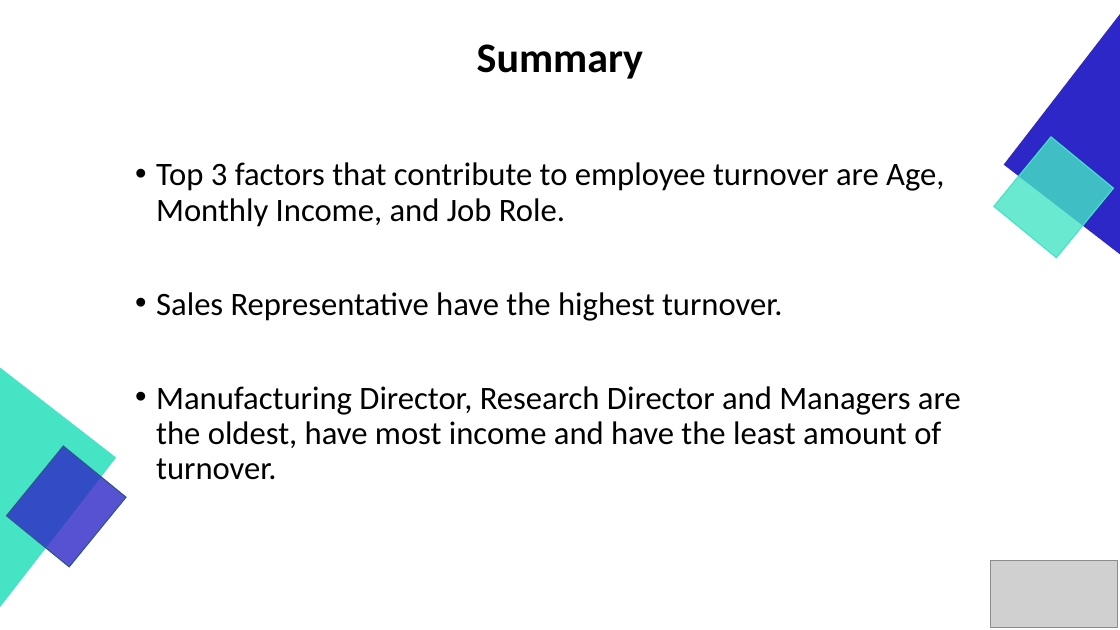
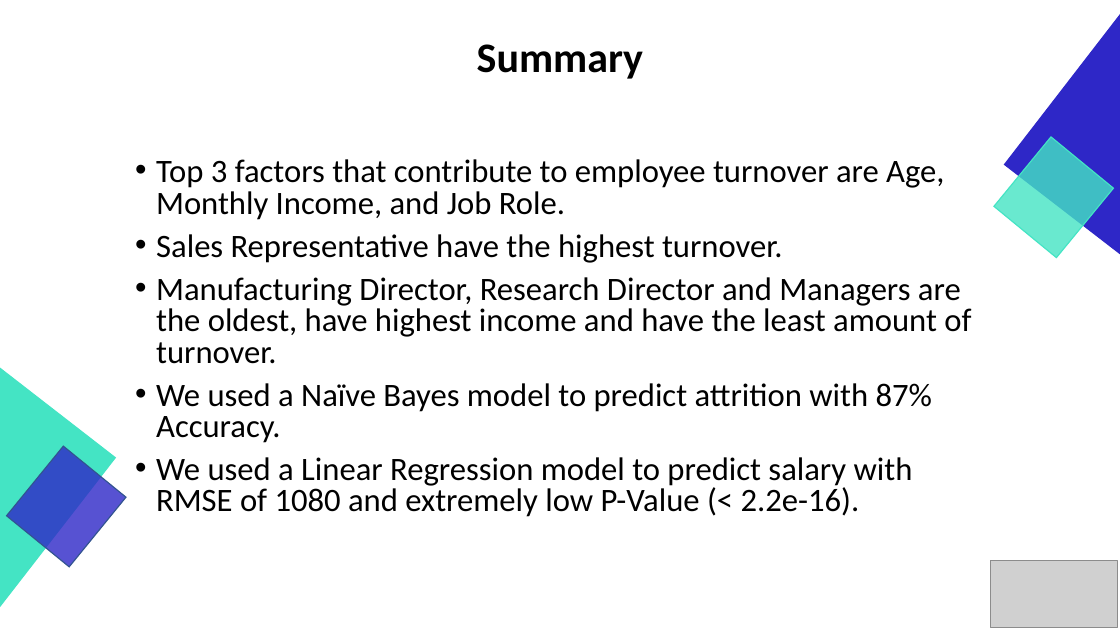
Before and after one commit to GraduateSchoolWork/CaseStudy2_DDS, a slide deck: slide 20 of DDS_Project_2_Presentation.pptx. Drawn at 1120x630 pixels with LibreOffice and Linux fonts; fonts in the diff are those of the drawing; grey boxes stand for pictures. Boxes give left, top, right and bottom in pixels: in the first picture for what was removed or moved away, otherwise in the second. Text is boxed around its words. In the diff, an @@ line names an element or a change of style, - is before the commit and + after.

Commit message:
Update ppt

```diff
--- a/DDS_Project_2_Presentation.pptx
+++ b/DDS_Project_2_Presentation.pptx
@@ text at bbox=[156, 159, 944, 263]: line spacing 0.9 to 0.8 @@
@@ text at bbox=[156, 277, 971, 517]: text changed @@
-• Manufacturing Director, Research Director and Managers are the oldest, have most income and have the least amount of turnover.
+• Manufacturing Director, Research Director and Managers are the oldest, have highest income and have the least amount of turnover.
+• We used a Naïve Bayes model to predict attrition with 87% Accuracy.
+• We used a Linear Regression model to predict salary with RMSE of 1080 and extremely low P-Value (< 2.2e-16).
```
Also in this commit, not shown: 1 slide removed.
